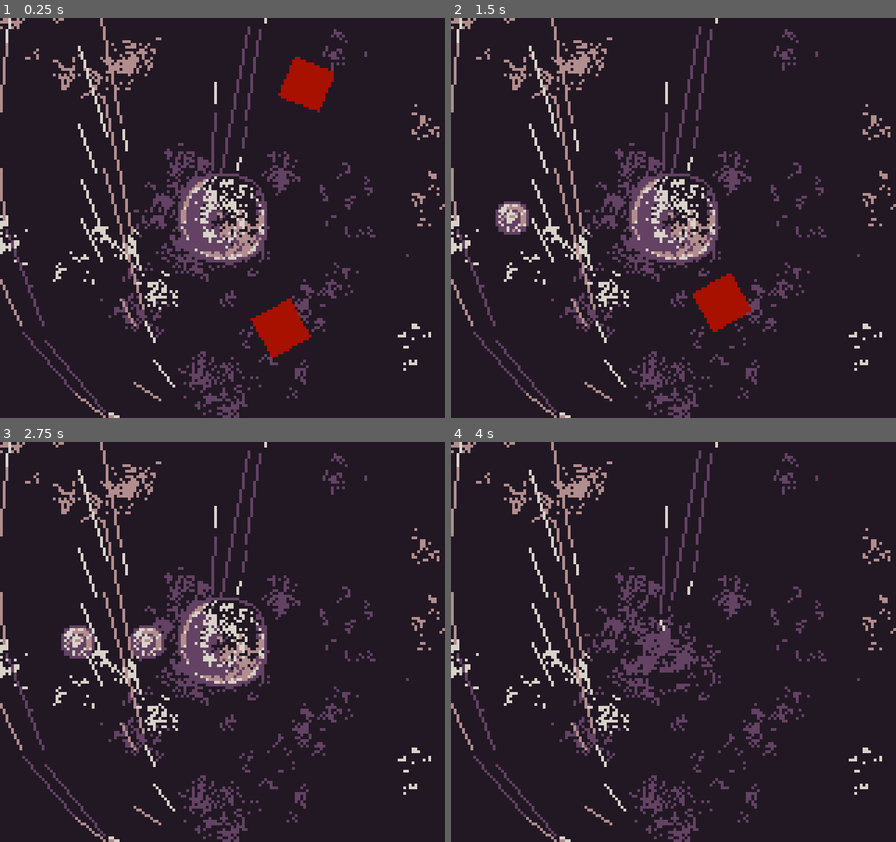
Above: before the commit, frames 1-4 (two rows, left to right).
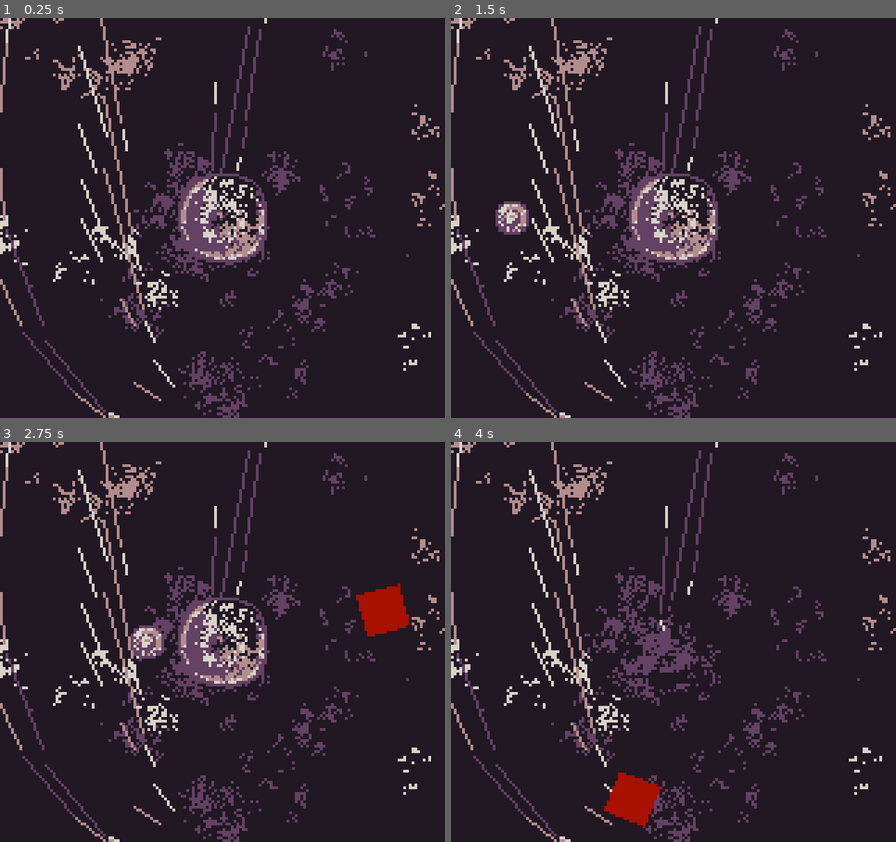
Above: after the commit, the same moments.

Repository: sym-z/gbjam-12
Game: Godot game, scene res://scenes/load_scene.tscn
Two runs of this game, one before a commit and one after it. Both use one fixed random seed, a clock stepped at 60 frames per second and the inputs below.
Inputs:
- Up to frame 1 (0.25 s): no input
- Up to frame 2 (1.5 s): tap Enter (START) at 0.5 s; hold D (DPAD-RIGHT) 0.53-1.28 s; tap L (A) at 0.6 s; tap K (B) at 0.8, 1.35 s; hold S (DPAD-DOWN) from 1.28 s (still down)
- Up to frame 3 (2.75 s): tap L (A) at 1.55, 2.1 s; release S (DPAD-DOWN) at 2.03 s; hold D (DPAD-RIGHT) from 2.03 s (still down); tap K (B) at 2.3 s
- Up to frame 4 (4 s): release D (DPAD-RIGHT) at 2.78 s; hold W (DPAD-UP) 2.78-3.53 s; tap K (B) at 2.85, 3.8 s; tap L (A) at 3.05 s; hold A (DPAD-LEFT) from 3.53 s (still down); tap Shift (SELECT) at 3.6 s

The runs differ from the first frame. In frame 1, 2.2% of the frame differs, in the area x 56-75%, y 9-85%; in frame 2, 1.1%; in frame 3, 1.6%; in frame 4, 1.1%.

Commit message:
New enemies randomly spawn, odds based spawning
Enemies now spawn based off of a global 'odds' variable for each of the enemy types. 70% chance for basic enemies, 20% chance for path enemies, 10% chance of radial enemy

Diff:
--- a/game-files/scenes/level_one.tscn
+++ b/game-files/scenes/level_one.tscn
@@ -1,11 +1,9 @@
-[gd_scene load_steps=9 format=3 uid="uid://d164o0t7vod04"]
+[gd_scene load_steps=7 format=3 uid="uid://d164o0t7vod04"]
 
 [ext_resource type="Script" path="res://scripts/level_one.gd" id="1_bmkg0"]
 [ext_resource type="Texture2D" uid="uid://doudup5mvad4r" path="res://sprites/placeholder-background.png" id="2_gsi3j"]
 [ext_resource type="PackedScene" uid="uid://cf6ar5dxqu7h2" path="res://scenes/goodguy.tscn" id="3_6i0ce"]
-[ext_resource type="PackedScene" uid="uid://0rxultecbvo7" path="res://scenes/worse_guy.tscn" id="5_cb4va"]
 [ext_resource type="Texture2D" uid="uid://drss4k4hdm2rj" path="res://sprites/dummy-enemy.png" id="5_cdm3v"]
-[ext_resource type="PackedScene" uid="uid://c2ajpu1p3djgq" path="res://scenes/radial_guy.tscn" id="6_p2mir"]
 
 [sub_resource type="SpriteFrames" id="SpriteFrames_s2qrt"]
 animations = [{
@@ -78,10 +76,4 @@
 scale = Vector2(1, 0.965648)
 curve = SubResource("Curve2D_bbhxf")
 
-[node name="Worse Guy" parent="Worse Guy Path" instance=ExtResource("5_cb4va")]
-position = Vector2(90, 16.0869)
-rotation = -1.9853
-
-[node name="Radial Guy" parent="." instance=ExtResource("6_p2mir")]
-
 [connection signal="timeout" from="Spawn Timer" to="." method="_on_spawn_timer_timeout"]
--- a/game-files/scripts/bad_guy.gd
+++ b/game-files/scripts/bad_guy.gd
@@ -4,6 +4,7 @@
 @export var damage : int = 1
 @export var health : int = 1
 @export var score_value : int = 5
+
 func _ready():
 	pass
 
--- a/game-files/scripts/globals.gd
+++ b/game-files/scripts/globals.gd
@@ -2,6 +2,9 @@
 
 var SCORE : int = 0
 var LIVES : int = 3
+var BASIC_ODDS : int = 70
+var SPECIAL_ODDS : int = 20
+var RARE_ODDS : int = 10
 func _ready():
 	pass
 
--- a/game-files/scripts/level_one.gd
+++ b/game-files/scripts/level_one.gd
@@ -12,6 +12,9 @@
 
 ### LOAD ENEMY SCENES ###
 var enemy = preload("res://scenes/bad_guy.tscn")
+var enemy_pather = preload("res://scenes/worse_guy.tscn")
+var enemy_radial = preload("res://scenes/radial_guy.tscn")
+
 
 ### HOLDING SPAWNERS ###
 @export var Nmark  : Marker2D
@@ -36,12 +39,12 @@
 
 ### PATH FOR SPAWNING WORSE GUY ###
 @export var path : Path2D
+
 func _ready():
 	position_actors()
 	### HOLD MARKERS IN ARRAY ###
 	spawn_arr = [Nmark, Smark, Emark, Wmark]
 	total_spawns = spawn_arr.size()
-	#spawn_enemy()
 
 func _process(_delta):
 	pass
@@ -74,27 +77,41 @@
 	Wmark.position.y = CENTERY
 
 func spawn_enemy():
+	# ALERT: DONT FORGET TO PARENT THE "WORSE GUY" TO THE PATH2D
 	# EVENTUALLY WILL DO RANDOM SPAWN AT RANDOM TIMES, WITH SPLINES FOR THE SPECIAL FAST ENEMIES
+	# ROLL 1 - 100
+	var dice_roll : int = randi_range(1,100)
+	print("roll", dice_roll)
+
 	### SPAWN ENEMY ###
 	# Spawn enemy at random marker
 	var rand_mark: int = randi_range(0,total_spawns-1)
-	var enemy_inst = enemy.instantiate()
-	# ALERT: DONT FORGET TO PARENT THE "WORSE GUY" TO THE PATH2D
-	add_child(enemy_inst)
-	# CHANGE THIS FOR RANDOMIZATION
-	enemy_inst.position = spawn_arr[rand_mark].position
-	### MOVE THE ENEMY TOWARDS THE CENTER ###
-	# SPAWN ENEMY AT RANDOM INDEX, MOVE THEM IN THE CORRECT DIRECTION, WILL NEED TO REFACTOR FOR SPECIAL
-	# ENEMIES
-	match rand_mark:
-		DIR.NORTH:
-			enemy_inst.direction = Vector2.DOWN
-		DIR.SOUTH:
-			enemy_inst.direction = Vector2.UP
-		DIR.EAST:
-			enemy_inst.direction = Vector2.LEFT
-		DIR.WEST:
-			enemy_inst.direction = Vector2.RIGHT
+	if dice_roll <= Globals.BASIC_ODDS:
+		var enemy_inst = enemy.instantiate()
+		add_child(enemy_inst)
+		enemy_inst.position = spawn_arr[rand_mark].position
+		### MOVE THE ENEMY TOWARDS THE CENTER ###
+		# SPAWN ENEMY AT RANDOM INDEX, MOVE THEM IN THE CORRECT DIRECTION, WILL NEED TO REFACTOR FOR SPECIAL
+		# ENEMIES
+		match rand_mark:
+			DIR.NORTH:
+				enemy_inst.direction = Vector2.DOWN
+			DIR.SOUTH:
+				enemy_inst.direction = Vector2.UP
+			DIR.EAST:
+				enemy_inst.direction = Vector2.LEFT
+			DIR.WEST:
+				enemy_inst.direction = Vector2.RIGHT
+	else:
+		dice_roll -= Globals.BASIC_ODDS
+		if dice_roll <= Globals.SPECIAL_ODDS: # SPECIAL CASE
+			var enemy_inst = enemy_pather.instantiate()
+			# ATTACH TO PATH
+			path.add_child(enemy_inst)
+		else: # RARE CASE
+			var enemy_inst = enemy_radial.instantiate()
+			add_child(enemy_inst)
+			# Could attach enemy to player here instead of using center of viewport
 
 func _on_spawn_timer_timeout():
 	if(!player.dead):
--- a/game-files/scripts/radial_guy.gd
+++ b/game-files/scripts/radial_guy.gd
@@ -20,6 +20,8 @@
 
 # How long until the guy creeps forward
 @export var creep_time : float = 1.0
+
+
 func _ready():
 	# Start creep timer
 	creep_clock.wait_time = creep_time
@@ -31,10 +33,9 @@
 	# Align Orbit
 	### USED THIS FOR HELP ###
 	### https://forum.godotengine.org/t/how-to-make-ideal-circle-path2d-in-simple-way/26750 ###
+	# TODO: COULD CHANGE THIS TO PLAYER POSITION
 	position = Vector2(CENTERX,CENTERY)
 	body.position = Vector2(radius, 0)
-
-	pass
 
 func _process(delta):
 	move(delta)
@@ -60,4 +61,3 @@
 		body.position = Vector2.ZERO
 	else:
 		body.position -= Vector2(radial_creep,0)
-	pass # Replace with function body.
Not shown, changed: DESIGN.md
